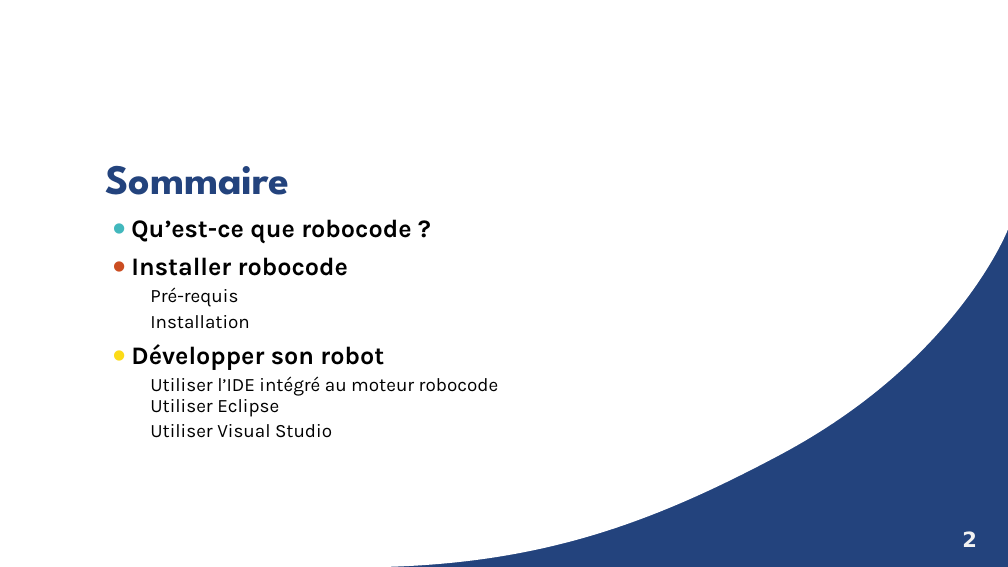
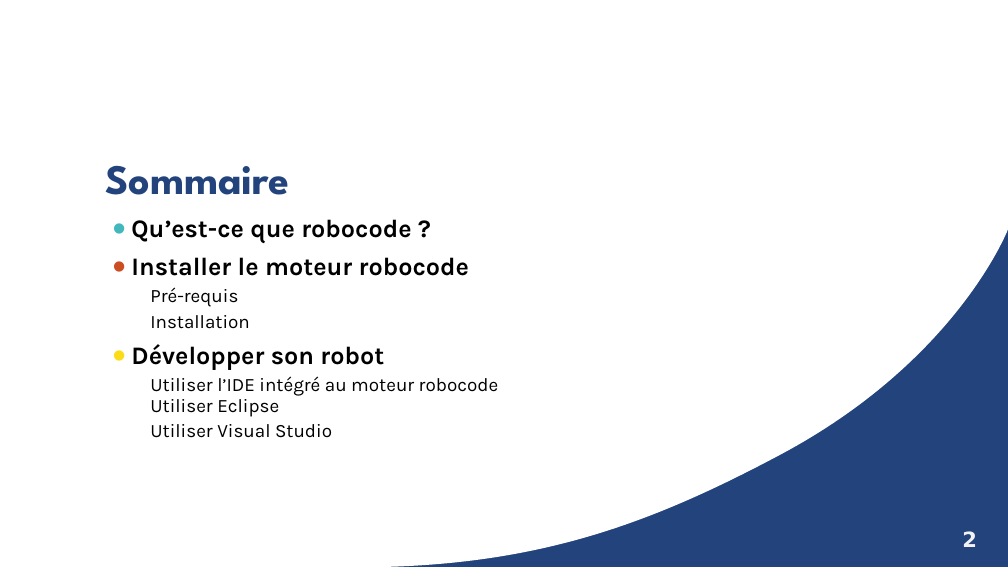
Before and after one commit to slehu/robocode, a slide deck: slide 2 of robocode.pptx. Drawn at 1008x567 pixels with LibreOffice and Linux fonts; fonts in the diff are those of the drawing; background and template pictures are left out. Boxes give left, top, right and bottom in pixels: in the first picture for what was removed or moved away, otherwise in the second. Text is boxed around its words. In the diff, an @@ line names an element or a change of style, - is before the commit and + after.

```diff
--- a/robocode.pptx
+++ b/robocode.pptx
@@ text at (131, 257, 469, 276): text changed @@
-• Installer robocode
+• Installer le moteur robocode
```
Also in this commit, not shown: 5 other slides changed.
